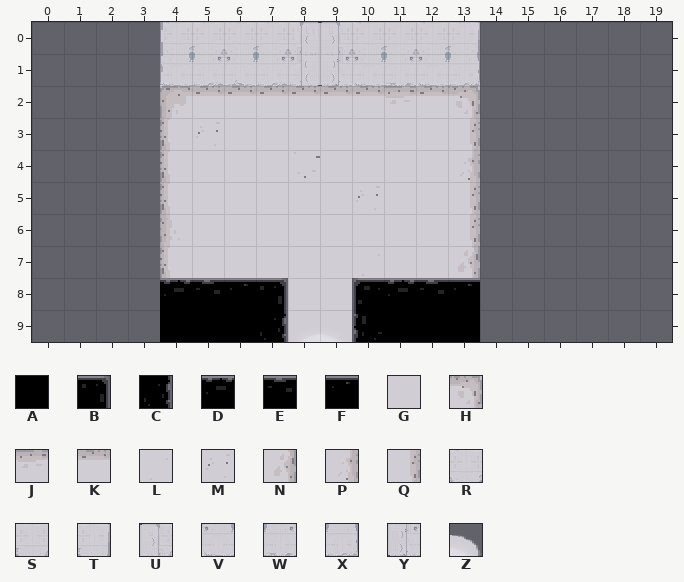
Tiled map, stored at core/assets/level1_map.tmx. Above: the version before the commit.
Cells are 32x32 px. Shown: x 0..19, y 0..9. The old version is drawn lined up with the new one.
Key: from "finalTileset": A 0, B 2, C 4, D 16, E 17, F 18, G 32, H 34, J 39, K 40, L 42, M 43, N 45, P 46, Q 47, R 67, S 68, T 74, U 77, V 83, W 84, X 90, Y 93, Z 113.
_ is an empty cell.
Layers that did not change in this view are not listed.
Layer "Grundebene" before, first column x 9:
 0 URSRT____
 1 YVWVX____
 2 KKJKH____
 3 GGGGQ____
 4 GGGGP____
 5 GMGGQ____
 6 GGGGQ____
 7 GLGGN____
 8 G________
 9 G________
Layer "Wand" before, first column x 0:
 0 ________
 1 ________
 2 ________
 3 ________
 4 ________
 5 ________
 6 ________
 7 ________
 8 ____DEFB
 9 ____AAAC
After the commit:
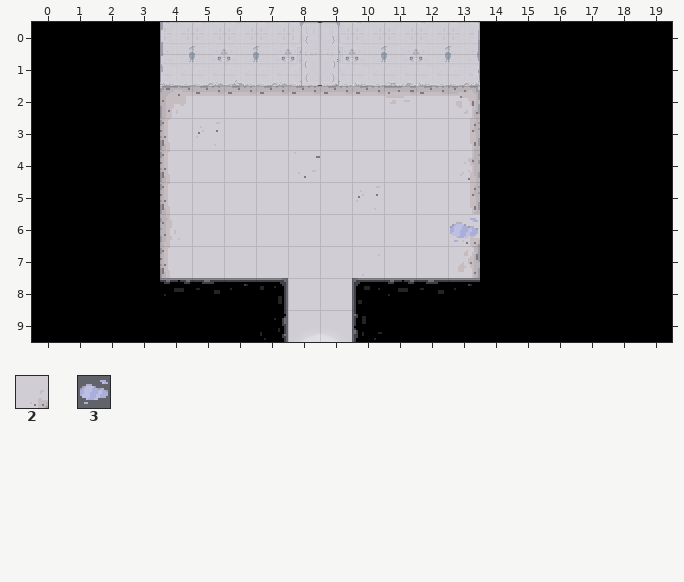
Further tiles: from "finalTileset": 2 54, 3 176.
Tiles of an added or newly shown layer are drawn over the layers below it.
Author's note on the commit: Added some Collectibles and Hidden Door Feature
Edits made:
map size 10x10 -> 20x10 cells (old content now starts at 4,0; both pictures use the new coordinates)
Layer "Grundebene":
Tile Q gives way to tile 2 in row 6 at x 13.
Layer "Details":
The edit adds tile 3 in row 6 at x 13.
Layer "Wand":
The edit adds tile A in rows 0 to 9 at x 0 to 3.
Layer "Hidden" (added):
The edit adds tile A in rows 0 to 9 at x 14 to 19.
